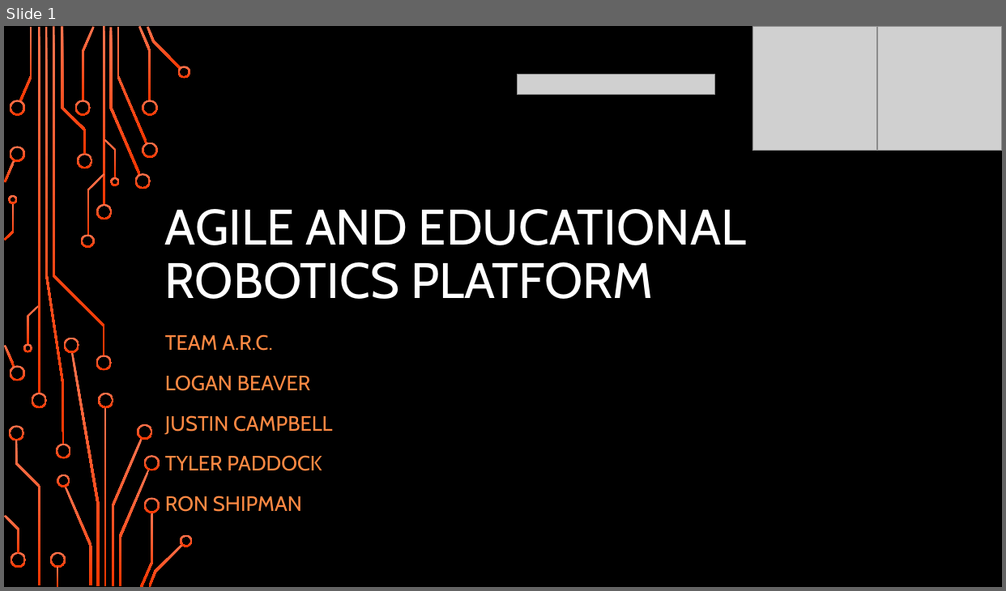
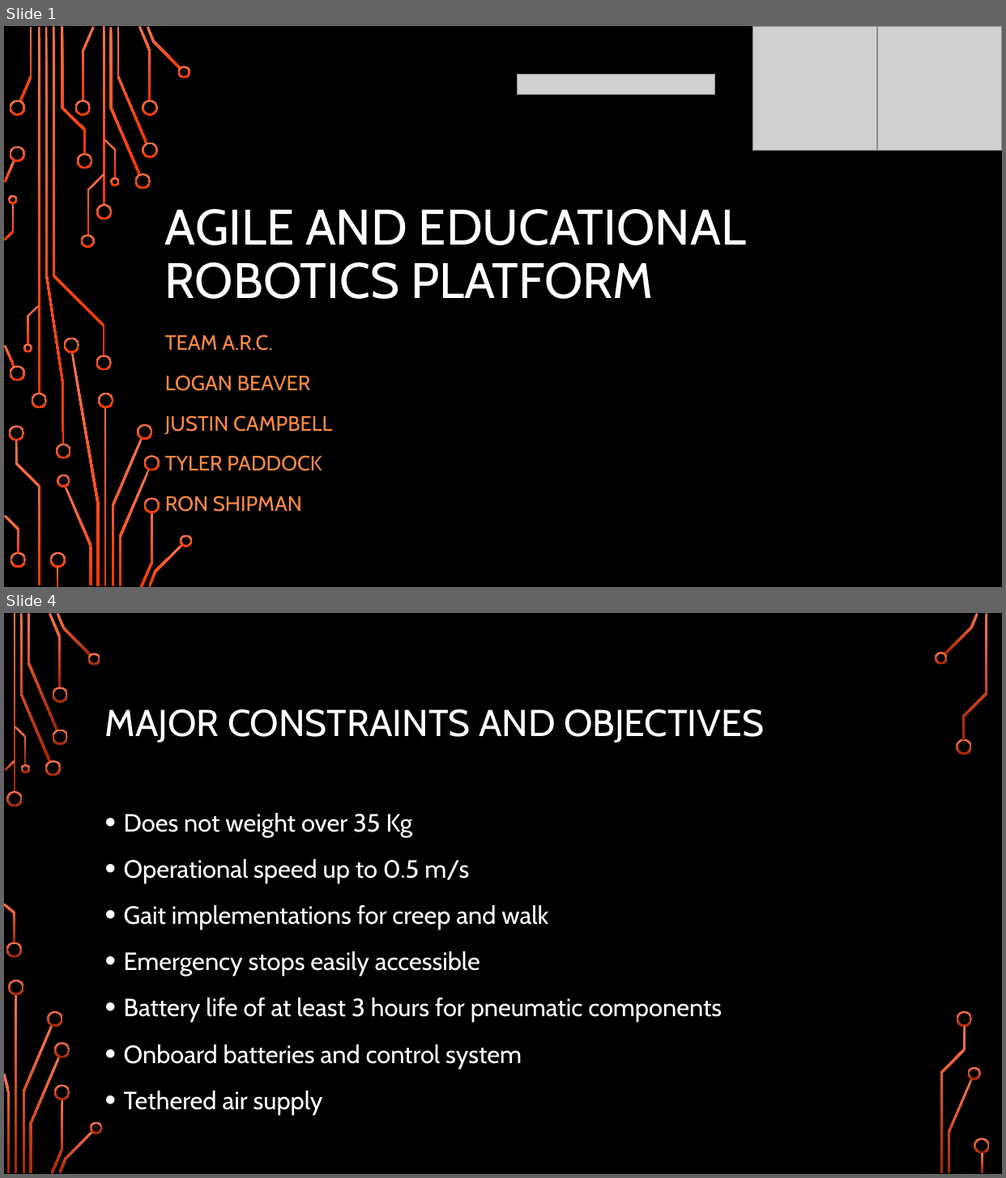
Before and after one commit to Logiant/AgileRoboticControls, a slide deck: Documentation/Presentation/Design Presentation/Design Presentation.pptx. Shown one above the other, each under a label of ours: slide 1 before the commit, slides 1 and 4 after it; the slides between them are not shown. The pictures are 1006x591 and 1006x1178 pixels, drawn with LibreOffice and Linux fonts; fonts in the diff are those of the drawing; grey boxes stand for pictures; background and template pictures are left out. Boxes give left, top, right and bottom in pixels: in the first picture for what was removed or moved away, otherwise in the second. Text is boxed around its words. In the diff, an @@ line names an element or a change of style, - is before the commit and + after.

```diff
--- a/Documentation/Presentation/Design Presentation/Design Presentation.pptx
+++ b/Documentation/Presentation/Design Presentation/Design Presentation.pptx
@@ slide 4 added at (4,613,1002,1174), background picture (left out) @@
@@ title added at (105,709,764,743), 36 pt, text #FFFFFF @@
+MAJOR CONSTRAINTS AND OBJECTIVES
@@ text added at (124,813,722,1115), 24 pt, text #FFFFFF @@
+• Does not weight over 35 Kg
+• Operational speed up to 0.5 m/s
+• Gait implementations for creep and walk
+• Emergency stops easily accessible
+• Battery life of at least 3 hours for pneumatic components
+• Onboard batteries and control system
+• Tethered air supply
@@ group added at (4,613,990,1174): 33 freeform shapes, 3 rectangles @@
```
Also in this commit, not shown: 4 slides changed, 2 other slides added, 1 slide removed.
